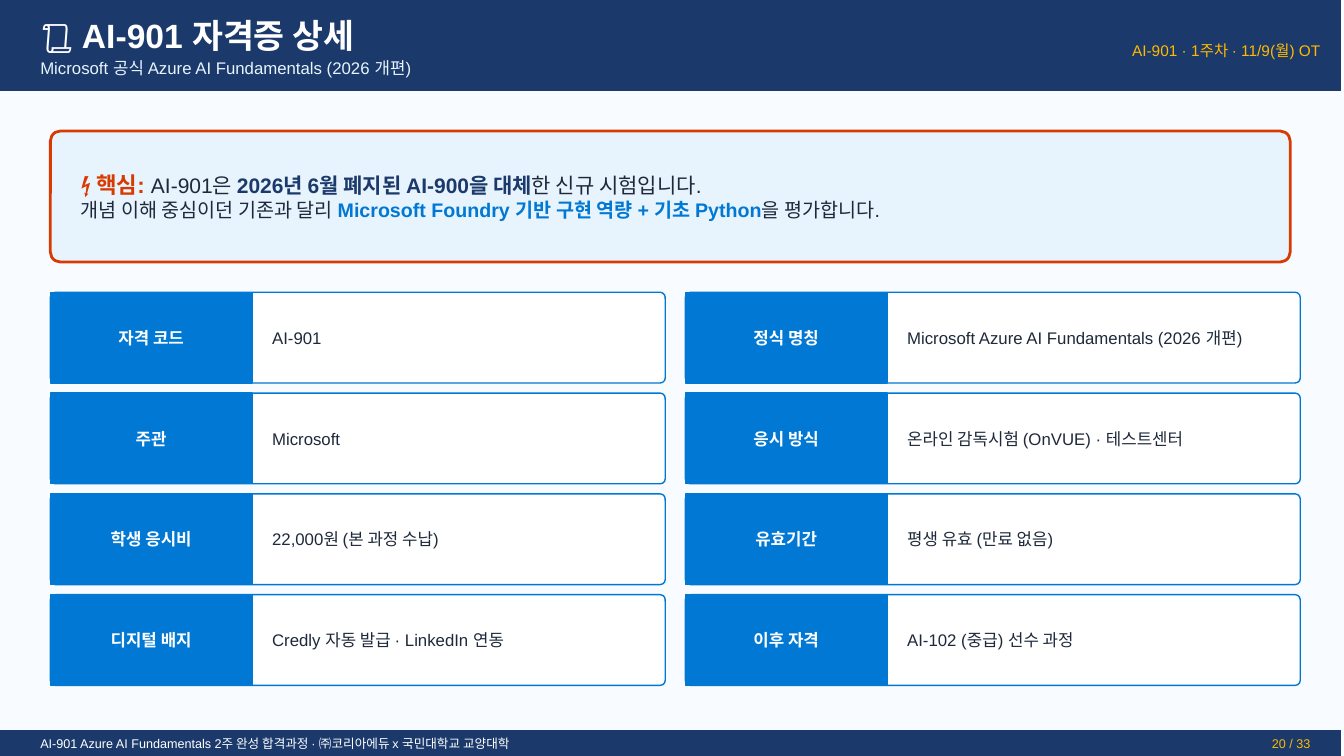
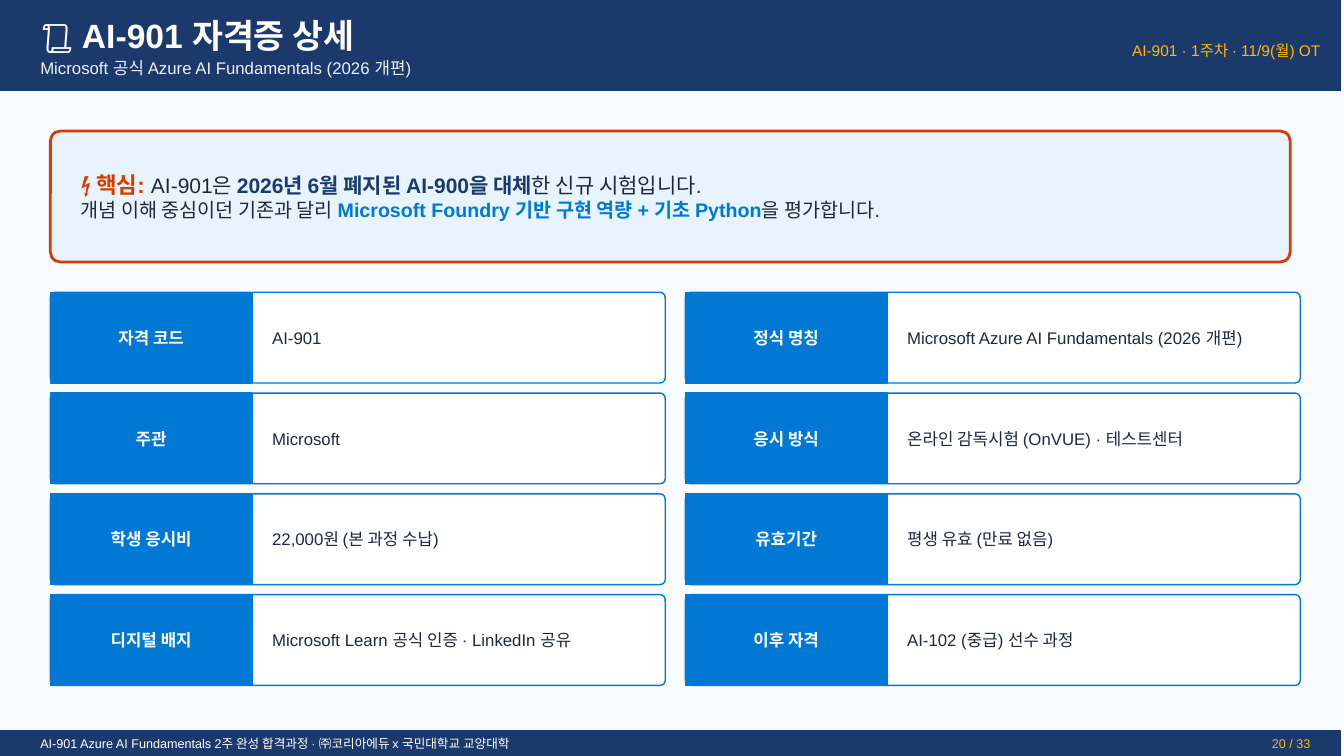
Before and after one commit to bsmkorea1216sj/chatbot, a slide deck: slide 20 of AI901-1. 오리엔테이션과정 소개 및 사전 진단 v3.pptx. Drawn at 1344x756 pixels with LibreOffice and Linux fonts; fonts in the diff are those of the drawing. Boxes give left, top, right and bottom in pixels: in the first picture for what was removed or moved away, otherwise in the second. Text is boxed around its words. In the diff, an @@ line names an element or a change of style, - is before the commit and + after.

```diff
--- a/AI901-1. 오리엔테이션과정 소개 및 사전 진단 v3.pptx
+++ b/AI901-1. 오리엔테이션과정 소개 및 사전 진단 v3.pptx
@@ text at [272,632,571,648]: text changed @@
-Credly 자동 발급 · LinkedIn 연동
+Microsoft Learn 공식 인증 · LinkedIn 공유
```
Also in this commit, not shown: 1 other slide changed.
